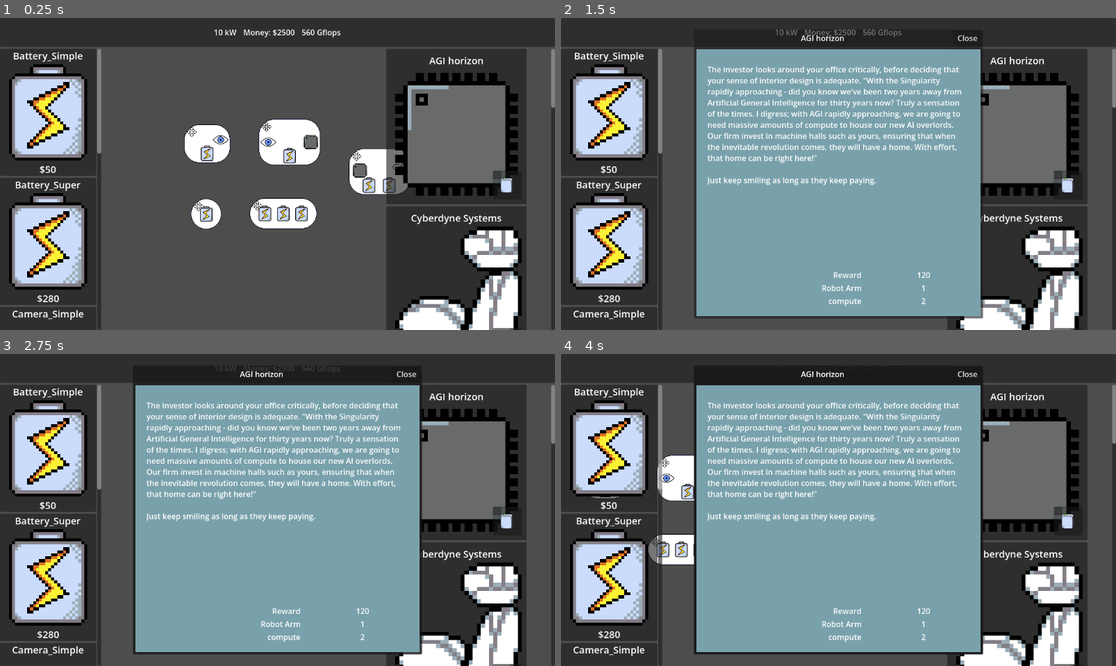
Above: before the commit, frames 1-4 (two rows, left to right).
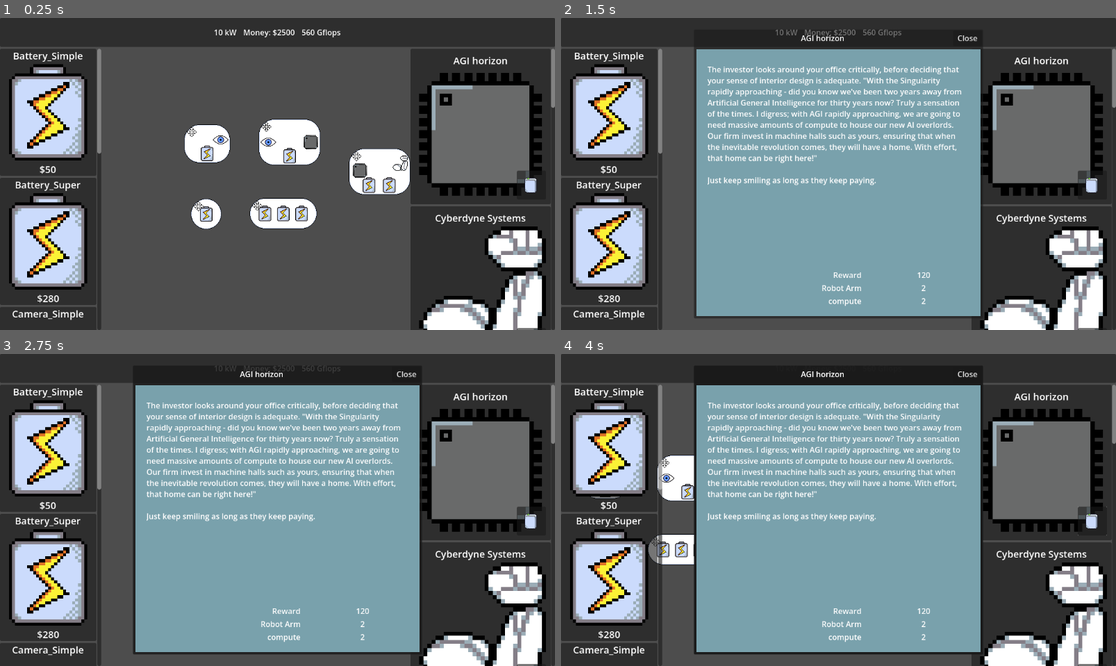
Above: after the commit, the same moments.

Repository: ARCsweden/GameJam2026SpringB
Game: Godot game, scene res://Scenes/Game/Game.tscn
The game is run twice, just before and just after one commit, with the same random seed, the same clock (stepped at 60 frames per second) and the same inputs. The engine's default icon, where the game draws it, is replaced by a stand-in: a white triangle on a blue panel in a dark square.
Inputs (mouse positions are in pixels of both pictures, inside the frame that each line leads up to; where the layout moved, square brackets give the same spot in the first picture):
- Up to frame 1 (0.25 s): no input
- Up to frame 2 (1.5 s): click (1093, 186) [1066, 186] at 0.5 s; click (1093, 186) [1066, 186] at 1.25 s
- Up to frame 3 (2.75 s): tap Enter at 2 s; drag from (205, 550) to (222, 475) at 2.02 s
- Up to frame 4 (4 s): tap Space at 2.75 s; drag from (760, 541) to (783, 475) at 2.77 s; tap Enter at 3.5 s; move the mouse to (827, 550) at 3.52 s; hold Right (pan_right) from 3.53 s (still down); click (827, 550) at 3.67 s

The runs differ from the first frame. In frame 1, 15% of the frame differs, in the area x 69-100%, y 10-100%; in frame 2, 10%; in frame 3, 10%; in frame 4, 10%.

Commit message:
goal rewards

Diff:
--- a/Resources/Goals/Requirements/req_arm.tres
+++ b/Resources/Goals/Requirements/req_arm.tres
@@ -6,3 +6,4 @@
 script = ExtResource("1_53rbi")
 action_tag = "MOTION"
 description = "Robot Arm"
+target_value = 2
--- a/Resources/Goals/Requirements/req_camera.tres
+++ b/Resources/Goals/Requirements/req_camera.tres
@@ -6,3 +6,4 @@
 script = ExtResource("1_eau2a")
 action_tag = "VISION"
 description = "Camera"
+target_value = 2
--- a/Resources/Goals/goal_motion_repeat.tres
+++ b/Resources/Goals/goal_motion_repeat.tres
@@ -12,8 +12,8 @@
 description = "Keeping the Wheels Turning"
 reward_amount = 500
 is_repeatable = true
-target_multiplier = 1.1
-reward_multiplier = 1.1
+target_multiplier = 2.0
+reward_multiplier = 2.2
 icon = ExtResource("1_qty45")
 packed_scene = ExtResource("3_d20d2")
 goal_text = "\"Håkan Sunesson,\" the small and graying elderly man introduces himself. \"I have a problem that I believe your company could help solve.\"
--- a/Scenes/UI/sidebars.tscn
+++ b/Scenes/UI/sidebars.tscn
@@ -384,7 +384,7 @@
 size_flags_horizontal = 10
 
 [node name="ScrollContainer" type="ScrollContainer" parent="GoalStore" unique_id=1151201094]
-custom_minimum_size = Vector2(350, 0)
+custom_minimum_size = Vector2(300, 0)
 layout_mode = 2
 
 [node name="GoalStoreGrid" type="GridContainer" parent="GoalStore/ScrollContainer" unique_id=1345384772]
